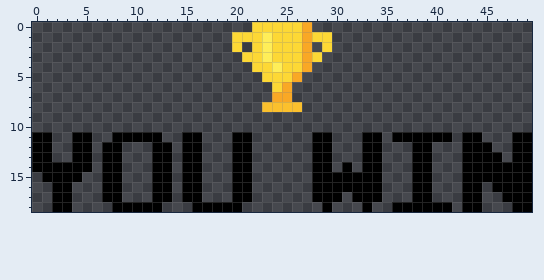
File history of a pixel-art sprite, assets/images/win.png. Above is the file before it was changed.
The file is 50x19 pixels.
The result:
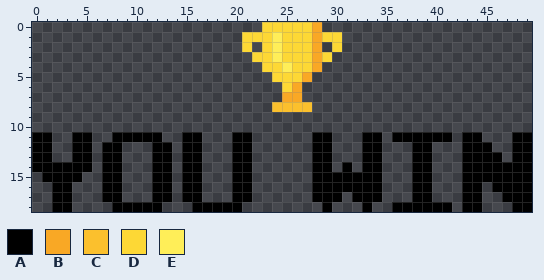
Palette (. is transparent): A #000000  B #f9a825  C #fbc02d  D #fdd835  E #ffee58
Diff:
@@ x 18..32 @@
- 0 ....DDDDDB.....
- 1 ..DDDEDDDBDD...
- 2 ..D.DEDDDB.D...
- 3 ...DDEDDDBD....
- 4 ....DDEDDB.....
- 5 .....DDDB......
- 6 ......DB.......
- 7 ......BB.......
- 8 .....CCCC......
+ 0 .....DDDDDB....
+ 1 ...DDDEDDDBDD..
+ 2 ...D.DEDDDB.D..
+ 3 ....DDEDDDBD...
+ 4 .....DDEDDB....
+ 5 ......DDDB.....
+ 6 .......DB......
+ 7 .......BB......
+ 8 ......CCCC.....
  9 ...............
Changed places in both pictures, as pixel boxes (x1, y1, x2, y2):
changed: (232, 22, 342, 112)
